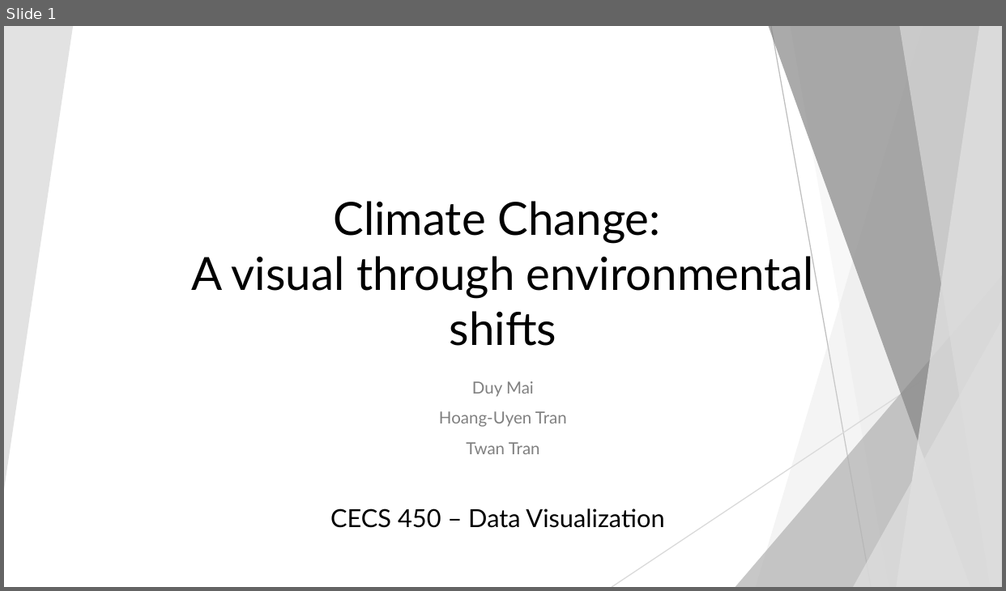
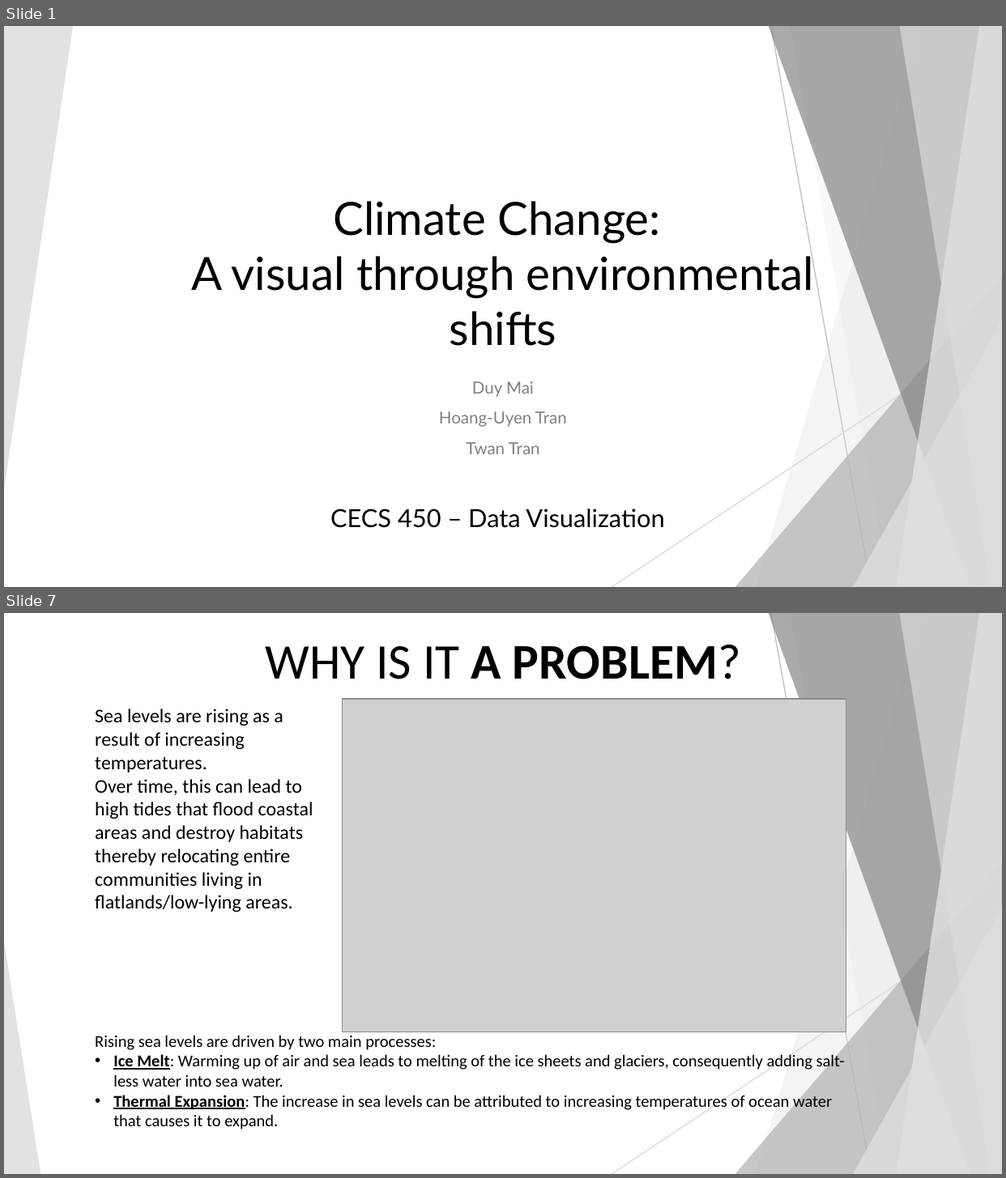
Before and after one commit to duymai85/CECS450-project, a slide deck: 450 Final Presentation.pptx. Shown one above the other, each under a label of ours: slide 1 before the commit, slides 1 and 7 after it; the slides between them are not shown. The pictures are 1006x591 and 1006x1178 pixels, drawn with LibreOffice and Linux fonts; fonts in the diff are those of the drawing; grey boxes stand for pictures. Boxes give left, top, right and bottom in pixels: in the first picture for what was removed or moved away, otherwise in the second. Text is boxed around its words. In the diff, an @@ line names an element or a change of style, - is before the commit and + after.

```diff
--- a/450 Final Presentation.pptx
+++ b/450 Final Presentation.pptx
@@ slide 7 added at [4,613,1002,1174], background #FFFFFF; not listed: 9 template elements that a slide beside it also shows @@
@@ title added at [265,645,741,679], 36 pt, text #000000 @@
+WHY IS IT A PROBLEM?
@@ text added at [95,709,313,912], 14 pt, text #000000 @@
+Sea levels are rising as a result of increasing temperatures.
+Over time, this can lead to high tides that flood coastal areas and destroy habitats thereby relocating entire communities living in flatlands/low-lying areas.
@@ picture added at [343,699,846,1032] @@
@@ triangle added at [4,941,41,1174], fill #DDDDDD at 85% opacity @@
@@ text added at [95,1035,845,1130], 12 pt, text #000000 @@
+Rising sea levels are driven by two main processes:
+• Ice Melt: Warming up of air and sea leads to melting of the ice sheets and glaciers, consequently adding salt-less water into sea water.
+• Thermal Expansion: The increase in sea levels can be attributed to increasing temperatures of ocean water that causes it to expand.
```
Also in this commit, not shown: 6 slides changed, 3 other slides added, 2 other files.
